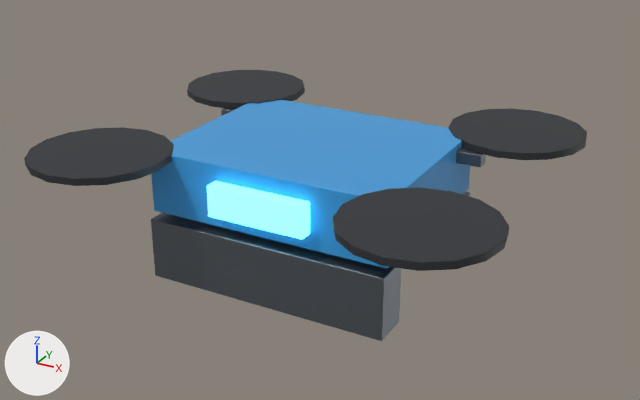
Before and after pictures for a commit that changed the FBX model SourceArt/TestShips/modules/strix_utility_drone.fbx.
Before and after are seen from a 50 mm lens placed at (0.636, -3.542, 1.24), pointed at (-0.179, -2.06, 0.499). The axes (+X, +Y, +Z) are drawn at lower left. The lights are the same throughout. The older version comes first.

Objects in the first picture: 'Utility_Drone'.
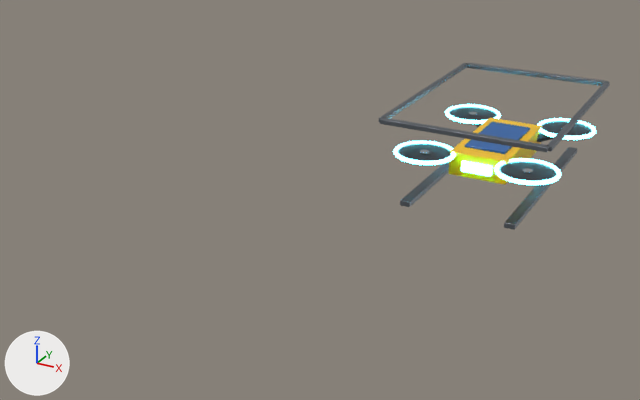
Where the change shows, as pixel boxes [x1, y1, x2, y2] in the pictures (640 x 400 px; the box of a moved part takes in the faces that stretch with it):
'Utility_Drone', reshaped (59% narrower, 38% shorter)
    before: [24, 70, 587, 341]
    after: [379, 63, 610, 230]
part 1 of me_utility_drone_001, moved or reshaped
    before: [151, 100, 470, 269]
    after: [400, 162, 449, 207]
part 2 of me_utility_drone_001, moved or reshaped
    before: [207, 181, 310, 240]
    after: [461, 161, 493, 177]
part 3 of me_utility_drone_001, added
    after: [393, 140, 456, 165]
part 4 of me_utility_drone_001, added
    after: [445, 104, 501, 124]
part 5 of me_utility_drone_001, added
    after: [494, 158, 562, 186]
part 6 of me_utility_drone_001, added
    after: [537, 118, 596, 140]
part 7 of me_utility_drone_001, moved or reshaped (mostly hidden before)
    before: [221, 108, 235, 116]
    after: [380, 118, 549, 152]
part 8 of me_utility_drone_001, moved or reshaped
    before: [456, 147, 486, 167]
    after: [466, 63, 608, 86]
part 9 of me_utility_drone_001, added
    after: [379, 63, 467, 122]
part 10 of me_utility_drone_001, added
    after: [547, 82, 610, 152]
part 11 of me_utility_drone_001, deleted
    before: [24, 70, 587, 341]
part 12 of me_utility_drone_001, added
    after: [398, 107, 592, 230]

The change, as a list of edits to the scene's bpy script:
```text
Change me_utility_drone_001:
    remove me_utility_drone_001.from_pydata(...)  # 832 vertices, 760 faces; spans x -0.37..0.37, y -2.71..-2.09, z 0.558..0.77
    add me_utility_drone_001.from_pydata(...)  # 4184 vertices, 4046 faces; spans x -0.207..0.207, y -1.734..-1.146, z 0.364..0.576
    me_utility_drone_001 part 1: the loose piece of 56 vertices spanning x -0.2..0.2, y -2.56..-2.24, z 0.668..0.768 is scaled about its middle by (0.0598, 1.78, 0.12), then moved by (-0.13, 0.96, -0.348), in mat_strix_metal (grey #7e848b)
    me_utility_drone_001 part 2: the loose piece of 56 vertices spanning x -0.08..0.08, y -2.582..-2.558, z 0.693..0.743 is scaled about its middle by (0.468, 0.603, 0.47), then moved by (0.0, 0.974, -0.276), in mat_strix_utility_glow (cyan #5fe3ff, glowing cyan #5fe3ff)
    me_utility_drone_001 part 3: a new loose piece, a torus around z (ring radius 0.071, tube radius 0.006) spanning x -0.207..-0.053, y -1.691..-1.537, z 0.46..0.472, in mat_strix_utility_glow (cyan #5fe3ff, glowing cyan #5fe3ff)
    me_utility_drone_001 part 4: a new loose piece, a torus around z (ring radius 0.071, tube radius 0.006) spanning x -0.207..-0.053, y -1.343..-1.189, z 0.46..0.472, in mat_strix_utility_glow (cyan #5fe3ff, glowing cyan #5fe3ff)
    me_utility_drone_001 part 5: a new loose piece, a torus around z (ring radius 0.071, tube radius 0.006) spanning x 0.053..0.207, y -1.691..-1.537, z 0.46..0.472, in mat_strix_utility_glow (cyan #5fe3ff, glowing cyan #5fe3ff)
    me_utility_drone_001 part 6: a new loose piece, a torus around z (ring radius 0.071, tube radius 0.006) spanning x 0.053..0.207, y -1.343..-1.189, z 0.46..0.472, in mat_strix_utility_glow (cyan #5fe3ff, glowing cyan #5fe3ff)
    me_utility_drone_001 part 7: the loose piece of 56 vertices spanning x -0.24..-0.04, y -2.312..-2.288, z 0.738..0.758 is scaled about its middle by (2, 0.735, 0.518), then moved by (0.14, 0.575, -0.177)
    me_utility_drone_001 part 8: the loose piece of 56 vertices spanning x 0.04..0.24, y -2.312..-2.288, z 0.738..0.758 is scaled about its middle by (2, 0.735, 0.518), then moved by (-0.14, 1.145, -0.177)
    me_utility_drone_001 part 9: the loose piece of 56 vertices spanning x -0.2..0.2, y -2.56..-2.24, z 0.668..0.768 is copied, and the copy is scaled about its middle by (0.0282, 1.78, 0.0977), then moved by (-0.2, 0.96, -0.147), in mat_strix_metal (grey #7e848b); it spans x -0.206..-0.193, y -1.725..-1.155, z 0.565..0.576
    me_utility_drone_001 part 10: the loose piece of 56 vertices spanning x -0.2..0.2, y -2.56..-2.24, z 0.668..0.768 is copied, and the copy is scaled about its middle by (0.0282, 1.78, 0.0977), then moved by (0.199, 0.96, -0.147), in mat_strix_metal (grey #7e848b); it spans x 0.193..0.206, y -1.725..-1.155, z 0.565..0.576
    me_utility_drone_001 part 11: 8 loose pieces with 608 vertices, spanning x -0.37..0.37, y -2.71..-2.09, z 0.558..0.77, are deleted
    me_utility_drone_001 part 12: 1544 vertices added at x -0.202..0.202, y -1.725..-1.155, z 0.364..0.477
    remove me_utility_drone_001.materials.append(mat_strix_paint_blue)  # blue #3a9bdc
    remove me_utility_drone_001.materials.append(mat_strix_emit_hover)  # cyan #5fe3ff, glowing cyan #5fe3ff
    add me_utility_drone_001.materials.append(mat_strix_paint_yellow)  # yellow #f5c200
    add me_utility_drone_001.materials.append(mat_strix_paint_darkblue)  # blue #1d5fa6
    add me_utility_drone_001.materials.append(mat_strix_utility_glow)  # cyan #5fe3ff, glowing cyan #5fe3ff
    add me_utility_drone_001.materials.append(mat_strix_metal_bright)  # light grey #c2c7cc
```
